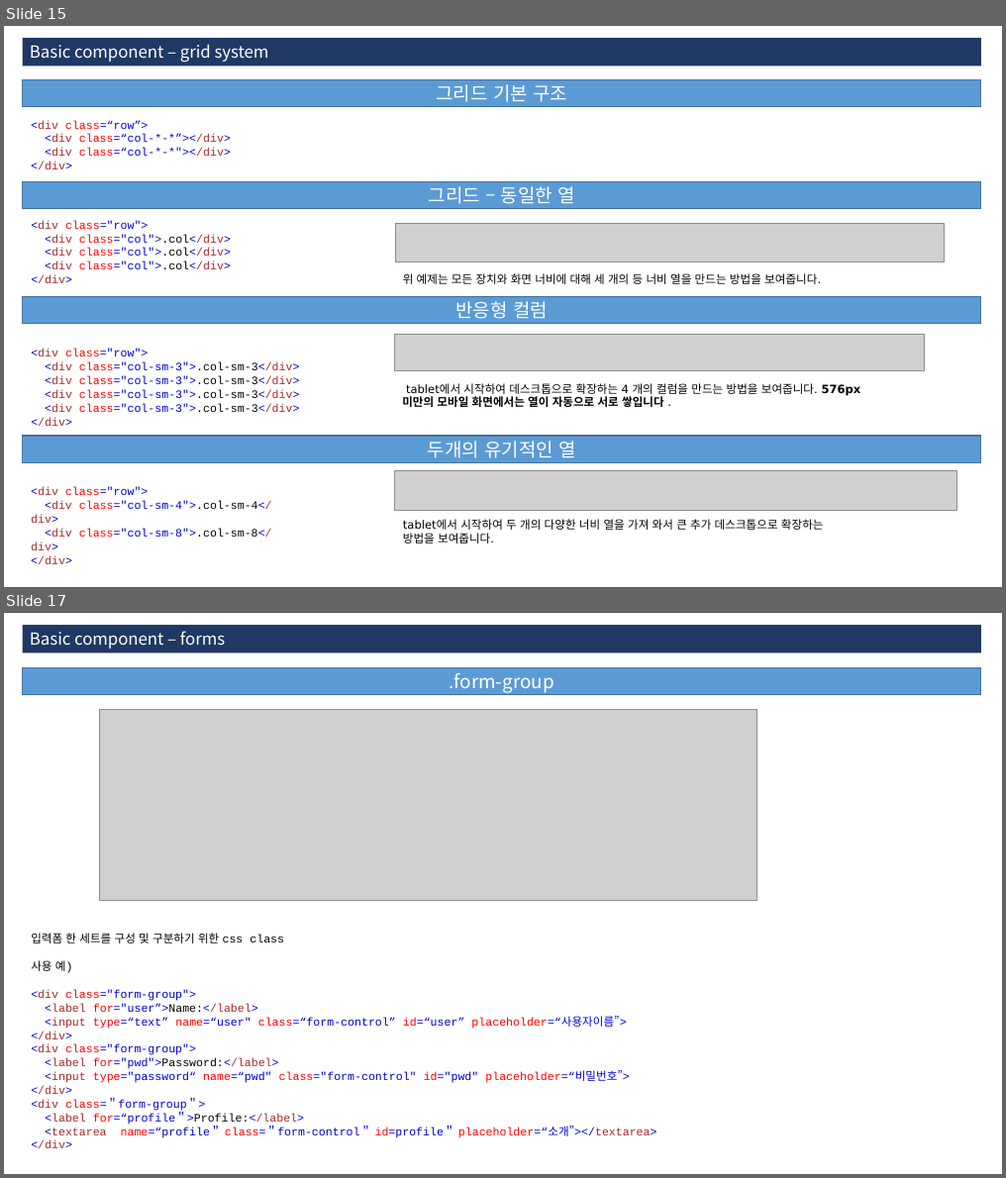
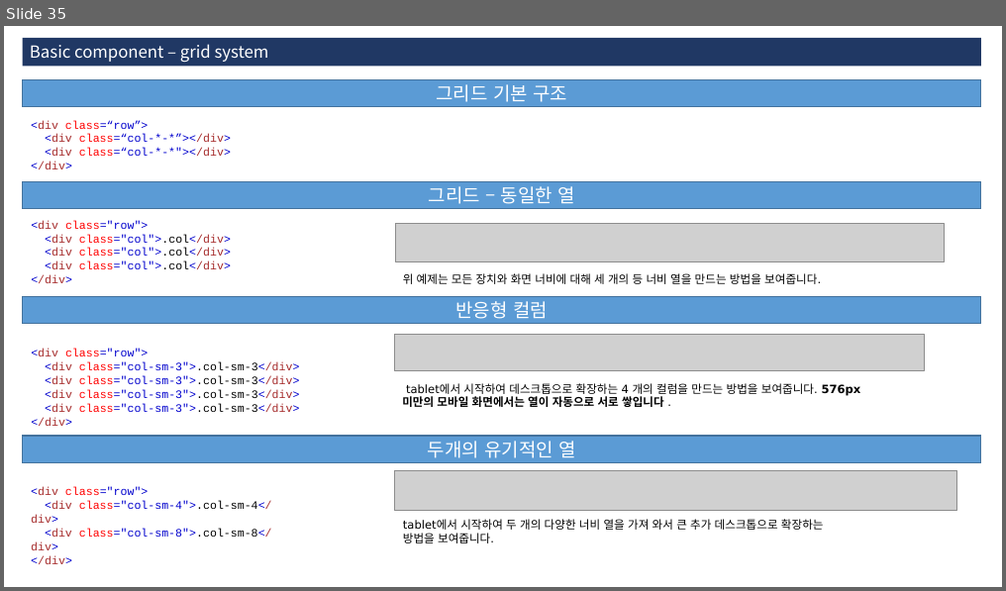
Before and after one commit to 3dwebart/html-publish, a slide deck: web/data/guide.pptx. Shown one above the other, each under a label of ours: slides 15 and 17 before the commit, slide 35 after it; the slides between them are not shown. The pictures are 1006x1178 and 1006x591 pixels, drawn with LibreOffice and Linux fonts; fonts in the diff are those of the drawing; grey boxes stand for pictures. Boxes give left, top, right and bottom in pixels: in the first picture for what was removed or moved away, otherwise in the second. Text is boxed around its words. In the diff, an @@ line names an element or a change of style, - is before the commit and + after.

```diff
--- a/web/data/guide.pptx
+++ b/web/data/guide.pptx
@@ slide 17 removed at (4,613,1002,1174), background #FFFFFF @@
@@ rectangle removed at (23,625,982,654) @@
-Basic component – forms
@@ rectangle removed at (23,667,982,694) @@
-.form-group
@@ picture removed at (100,710,757,900) @@
@@ text removed at (31,933,657,1149) @@
-입력폼 한 세트를 구성 및 구분하기 위한 css class
-사용 예)
-<div class="form-group">
-<label for="user”>Name:</label>
-<input type=“text” name=“user" class=“form-control” id=“user” placeholder=“사용자이름”>
-</div>
-<div class="form-group">
-<label for="pwd">Password:</label>
-<input type="password“ name=“pwd" class="form-control" id="pwd" placeholder=“비밀번호”>
-</div>
-<div class=＂form-group＂>
-<label for=“profile＂>Profile:</label>
-<textarea name=“profile＂ class=＂form-control＂ id=profile＂ placeholder=“소개”></textarea>
-</div>
@@ what was slide 15 is now slide 35 @@
```
Also in this commit, not shown: 5 slides changed, 26 slides added, 11 other slides removed, 14 other files.
